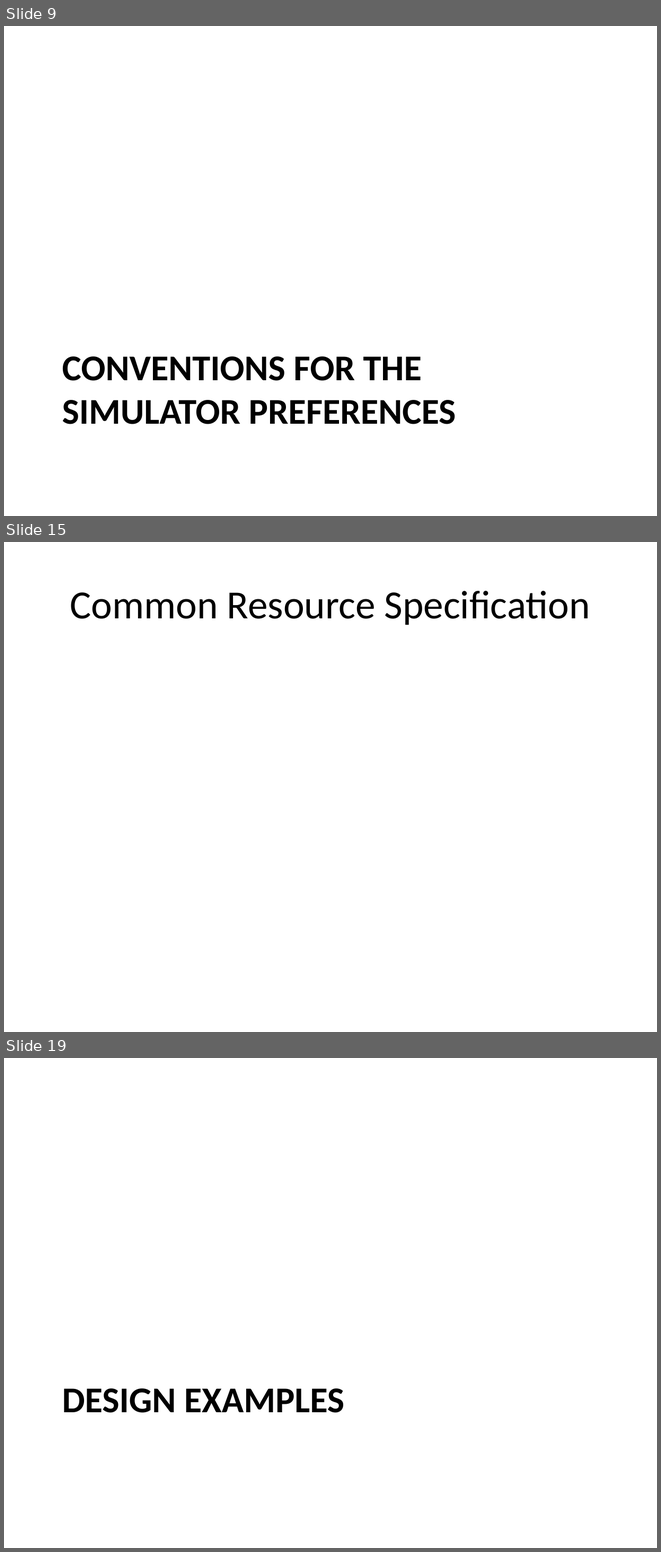
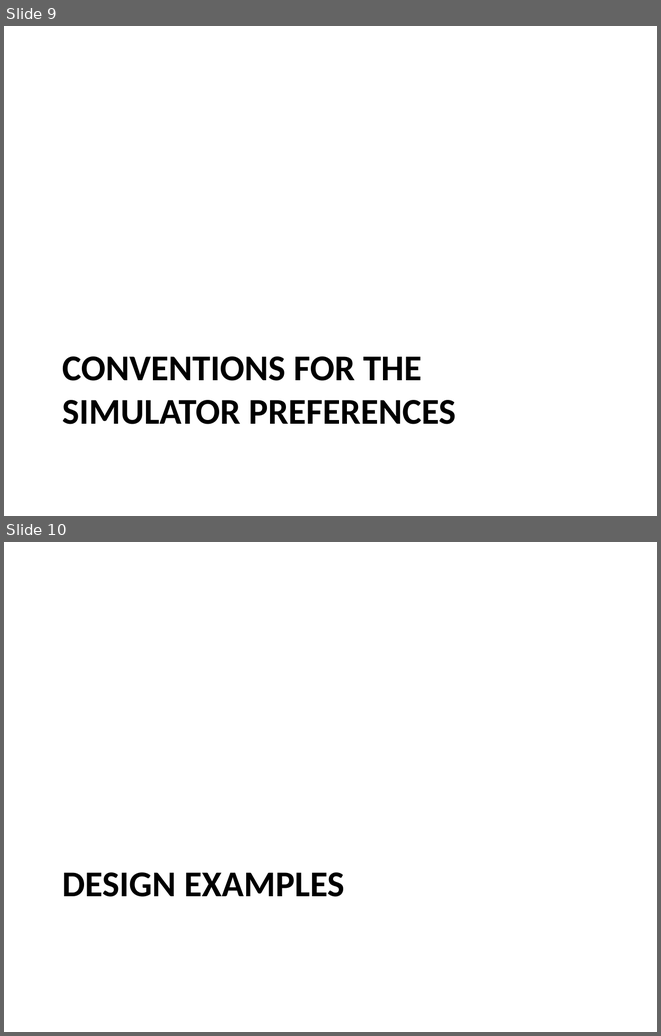
Before and after one commit to timurkelin/cosim, a slide deck: doc/cosim.pptx. Shown one above the other, each under a label of ours: slides 9, 15 and 19 before the commit, slides 9 and 10 after it; the slides between them are not shown. The pictures are 661x1552 and 661x1036 pixels, drawn with LibreOffice and Linux fonts; fonts in the diff are those of the drawing; background and template pictures are left out. Boxes give left, top, right and bottom in pixels: in the first picture for what was removed or moved away, otherwise in the second. Text is boxed around its words. In the diff, an @@ line names an element or a change of style, - is before the commit and + after.

```diff
--- a/doc/cosim.pptx
+++ b/doc/cosim.pptx
@@ slide 15 removed at <box>4,542,657,1032</box>, background #FFFFFF @@
@@ title removed at <box>70,591,590,625</box> @@
-Common Resource Specification
@@ what was slide 19 is now slide 10 @@
```
Also in this commit, not shown: 8 other slides removed.
